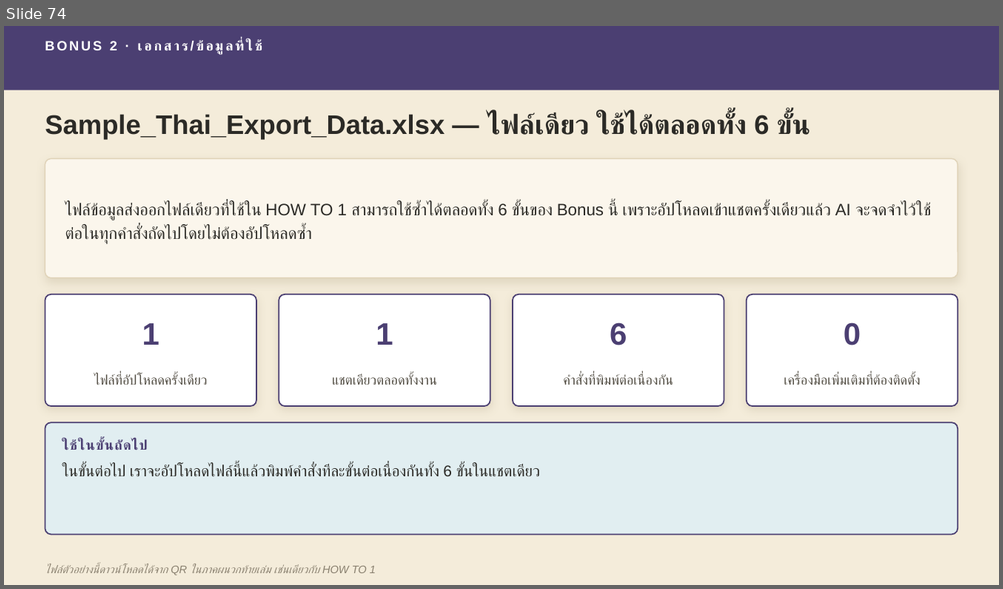
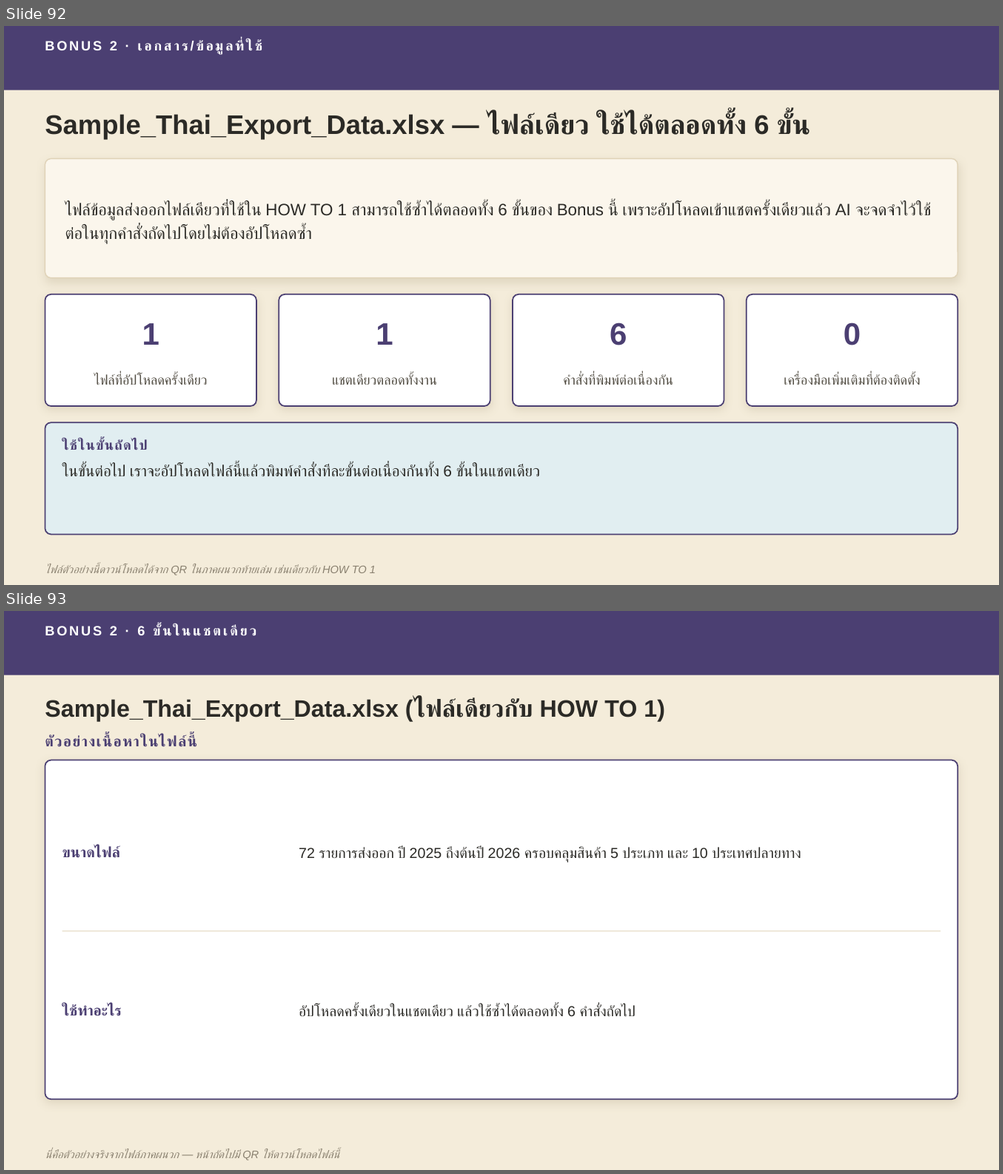
Before and after one commit to skunpoj/krungsri, a slide deck: deck/out3.pptx. Shown one above the other, each under a label of ours: slide 74 before the commit, slides 92 and 93 after it. The pictures are 1003x589 and 1003x1174 pixels, drawn with LibreOffice and Linux fonts; fonts in the diff are those of the drawing. Boxes give left, top, right and bottom in pixels: in the first picture for what was removed or moved away, otherwise in the second. Text is boxed around its words. In the diff, an @@ line names an element or a change of style, - is before the commit and + after.

```diff
--- a/deck/out3.pptx
+++ b/deck/out3.pptx
@@ slide 93 added at <box>4,611,999,1170</box>, background #F4ECDA @@
@@ rectangle added at <box>4,611,999,675</box>, fill #4B3F72 @@
@@ text added at <box>110,625,171,636</box>, 13 pt, text #FFFFFF, bold @@
+BONUS 2 · 6 ขั้นในแชตเดียว
@@ text added at <box>45,698,665,722</box>, 23 pt, text #2B2A26, bold @@
+Sample_Thai_Export_Data.xlsx (ไฟล์เดียวกับ HOW TO 1)
@@ text added at <box>45,735,194,747</box>, 14 pt, text #4B3F72, bold @@
+ตัวอย่างเนื้อหาในไฟล์นี้
@@ rounded rectangle added at <box>45,760,958,1099</box>, fill #FFFFFF, outline #4B3F72 1.25 pt @@
@@ text added at <box>62,846,121,858</box>, 14 pt, text #4B3F72, bold @@
+ขนาดไฟล์
@@ text added at <box>299,847,800,863</box>, 14 pt, text #2B2A26 @@
+72 รายการส่งออก ปี 2025 ถึงต้นปี 2026 ครอบคลุมสินค้า 5 ประเภท และ 10 ประเทศปลายทาง
@@ line added from (62, 931) to (940, 931), #E0D3B8 0.75 pt @@
@@ text added at <box>62,1005,122,1017</box>, 14 pt, text #4B3F72, bold @@
+ใช้ทำอะไร
@@ text added at <box>299,1005,636,1017</box>, 14 pt, text #2B2A26 @@
+อัปโหลดครั้งเดียวในแชตเดียว แล้วใช้ซ้ำได้ตลอดทั้ง 6 คำสั่งถัดไป
@@ text added at <box>45,1150,338,1161</box>, 10.5 pt, text #8A8170, italic @@
+นี่คือตัวอย่างจริงจากไฟล์ภาคผนวก — หน้าถัดไปมี QR ให้ดาวน์โหลดไฟล์นี้
@@ what was slide 74 is now slide 92 @@
```
Also in this commit, not shown: 19 other slides added, 2 other files.
